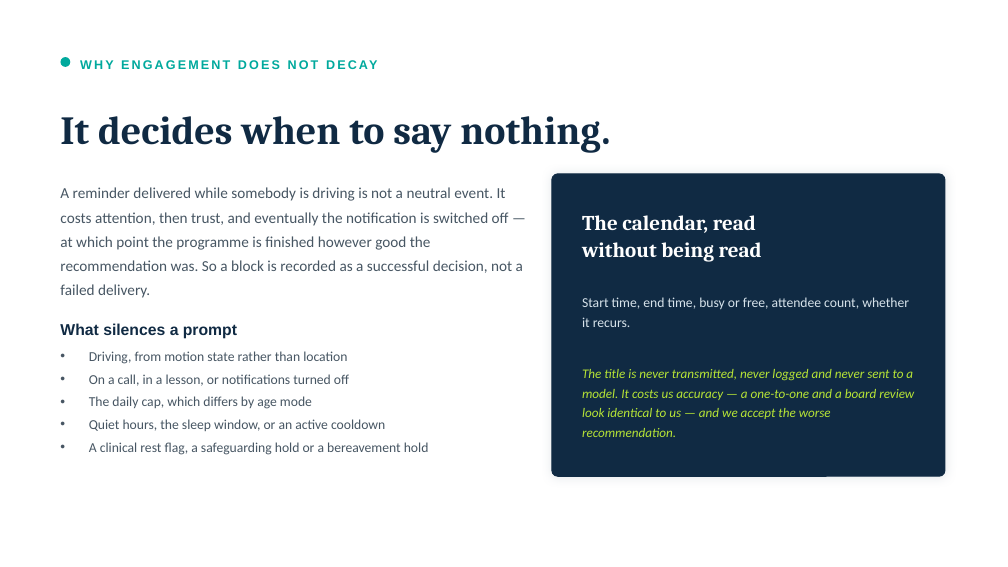
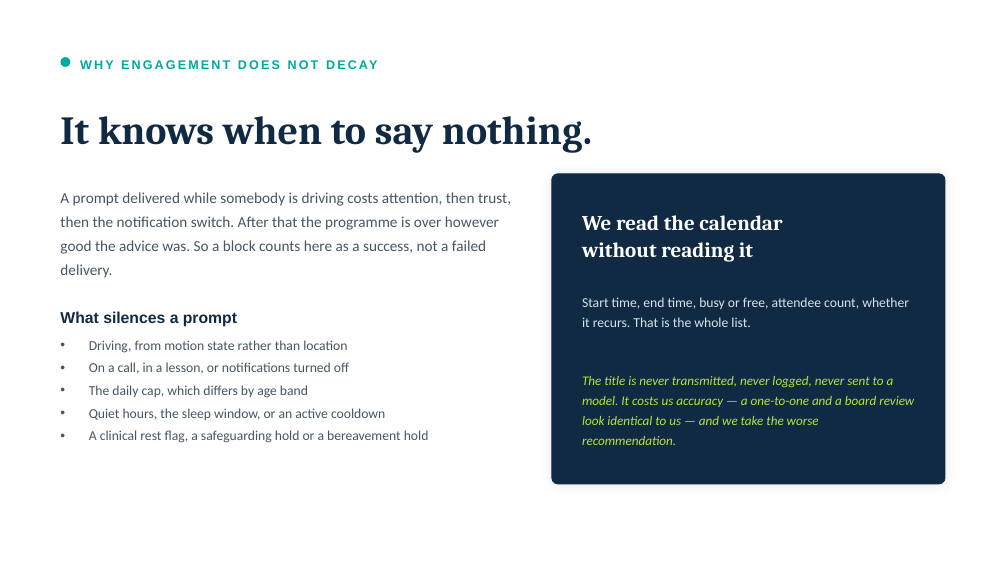
Before and after one commit to jnnseya-cpu/JESSIE, a slide deck: slide 4 of docs/sales/JESS-MOVE-for-organisations.pptx (slide 6 before the commit). Drawn at 1008x567 pixels with LibreOffice and Linux fonts; fonts in the diff are those of the drawing. Boxes give left, top, right and bottom in pixels: in the first picture for what was removed or moved away, otherwise in the second. Text is boxed around its words. In the diff, an @@ line names an element or a change of style, - is before the commit and + after.

```diff
--- a/docs/sales/JESS-MOVE-for-organisations.pptx
+++ b/docs/sales/JESS-MOVE-for-organisations.pptx
@@ text at <box>60,116,592,153</box>: text changed @@
-It decides when to say nothing.
+It knows when to say nothing.
@@ rounded rectangle: place and size @@
-rounded rectangle at <box>552,174,945,476</box>
+rounded rectangle at <box>552,174,945,484</box>
@@ text at <box>60,192,511,278</box>: text changed @@
-A reminder delivered while somebody is driving is not a neutral event. It costs attention, then trust, and eventually the notification is switched off — at which point the programme is finished however good the recommendation was. So a block is recorded as a successful decision, not a failed delivery.
+A prompt delivered while somebody is driving costs attention, then trust, then the notification switch. After that the programme is over however good the advice was. So a block counts here as a success, not a failed delivery.
@@ text at <box>582,215,782,262</box>: text changed @@
-The calendar, read
-without being read
+We read the calendar
+without reading it
@@ text at <box>582,297,909,327</box>: text changed @@
-Start time, end time, busy or free, attendee count, whether it recurs.
+Start time, end time, busy or free, attendee count, whether it recurs. That is the whole list.
@@ text "What silences a prompt": place and size @@
-text "What silences a prompt" at <box>60,323,237,339</box>
+text "What silences a prompt" at <box>60,311,237,327</box>
@@ text "Driving, from motion state rather ...": place and size @@
-text "Driving, from motion state rather ..." at <box>89,351,429,455</box>
+text "Driving, from motion state rather ..." at <box>89,340,429,443</box>
@@ text at <box>89,385,308,398</box>: text changed @@
-• The daily cap, which differs by age mode
+• The daily cap, which differs by age band
@@ text at <box>582,376,914,445</box>: text changed @@
-The title is never transmitted, never logged and never sent to a model. It costs us accuracy — a one-to-one and a board review look identical to us — and we accept the worse recommendation.
+The title is never transmitted, never logged, never sent to a model. It costs us accuracy — a one-to-one and a board review look identical to us — and we take the worse recommendation.
```
Also in this commit, not shown: 9 other slides changed, 2 slides added, 2 slides removed, 3 other files.
